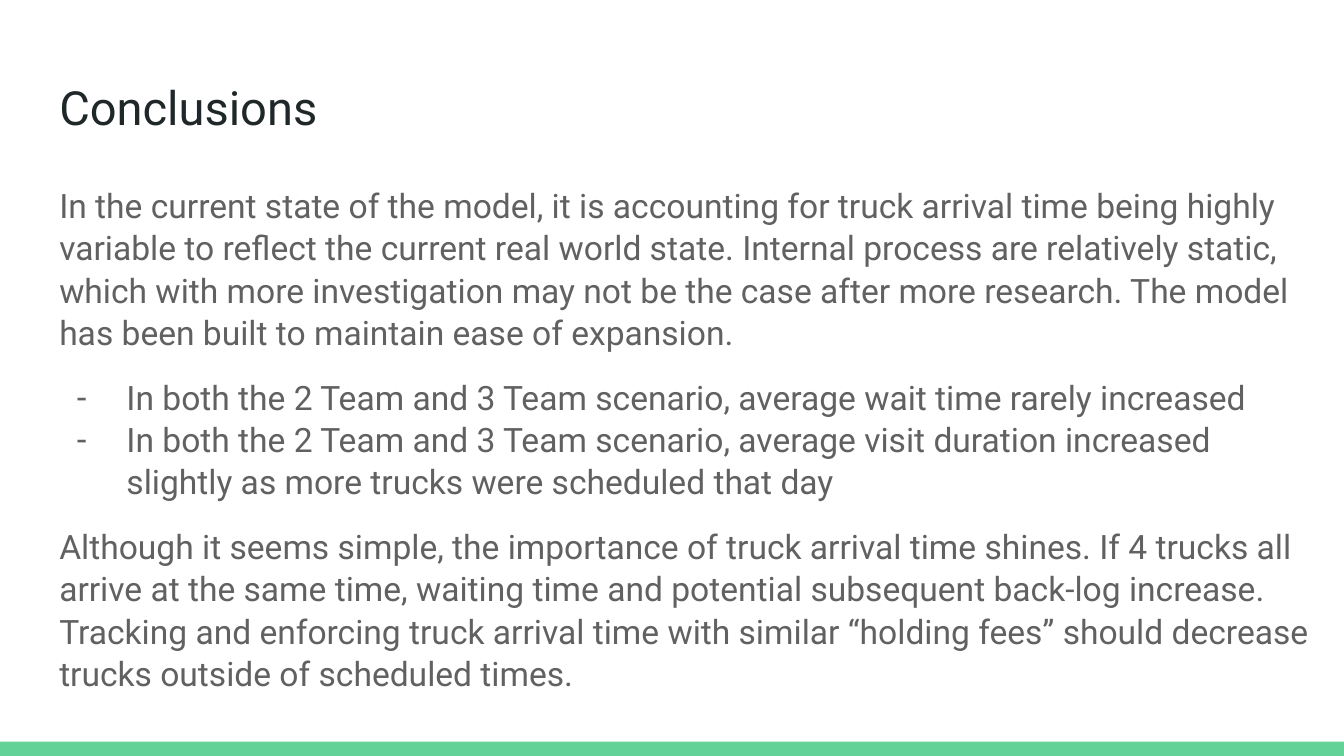
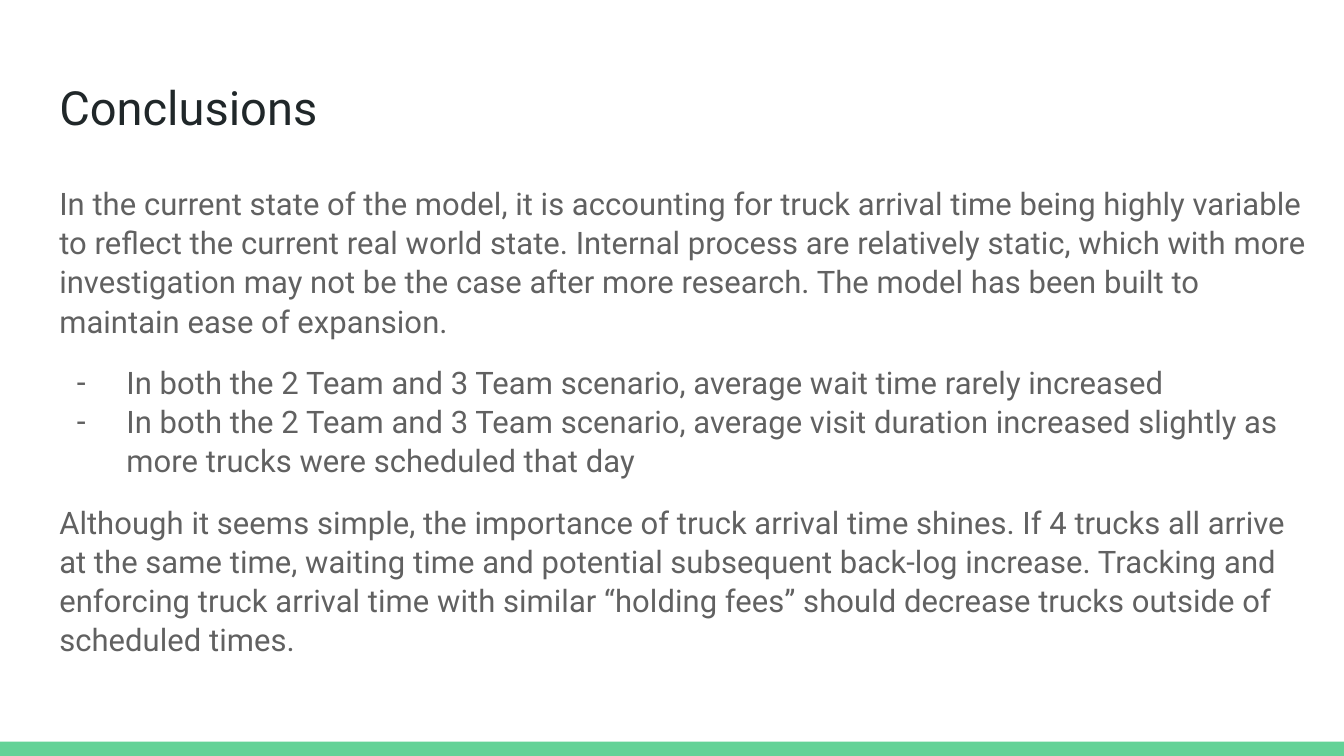
Before and after one commit to d-ev-craig/DATA604, a slide deck: slide 14 of Final Project/Shipping Truck Simulation.pptx. Drawn at 1344x756 pixels with LibreOffice and Linux fonts; fonts in the diff are those of the drawing. Boxes give left, top, right and bottom in pixels: in the first picture for what was removed or moved away, otherwise in the second. Text is boxed around its words. In the diff, an @@ line names an element or a change of style, - is before the commit and + after.

```diff
--- a/Final Project/Shipping Truck Simulation.pptx
+++ b/Final Project/Shipping Truck Simulation.pptx
@@ text "In the current state of ..." at (59,191,1306,652): size 18 to 16.6 pt @@
```
Also in this commit, not shown: 5 other slides changed, 2 other files.
